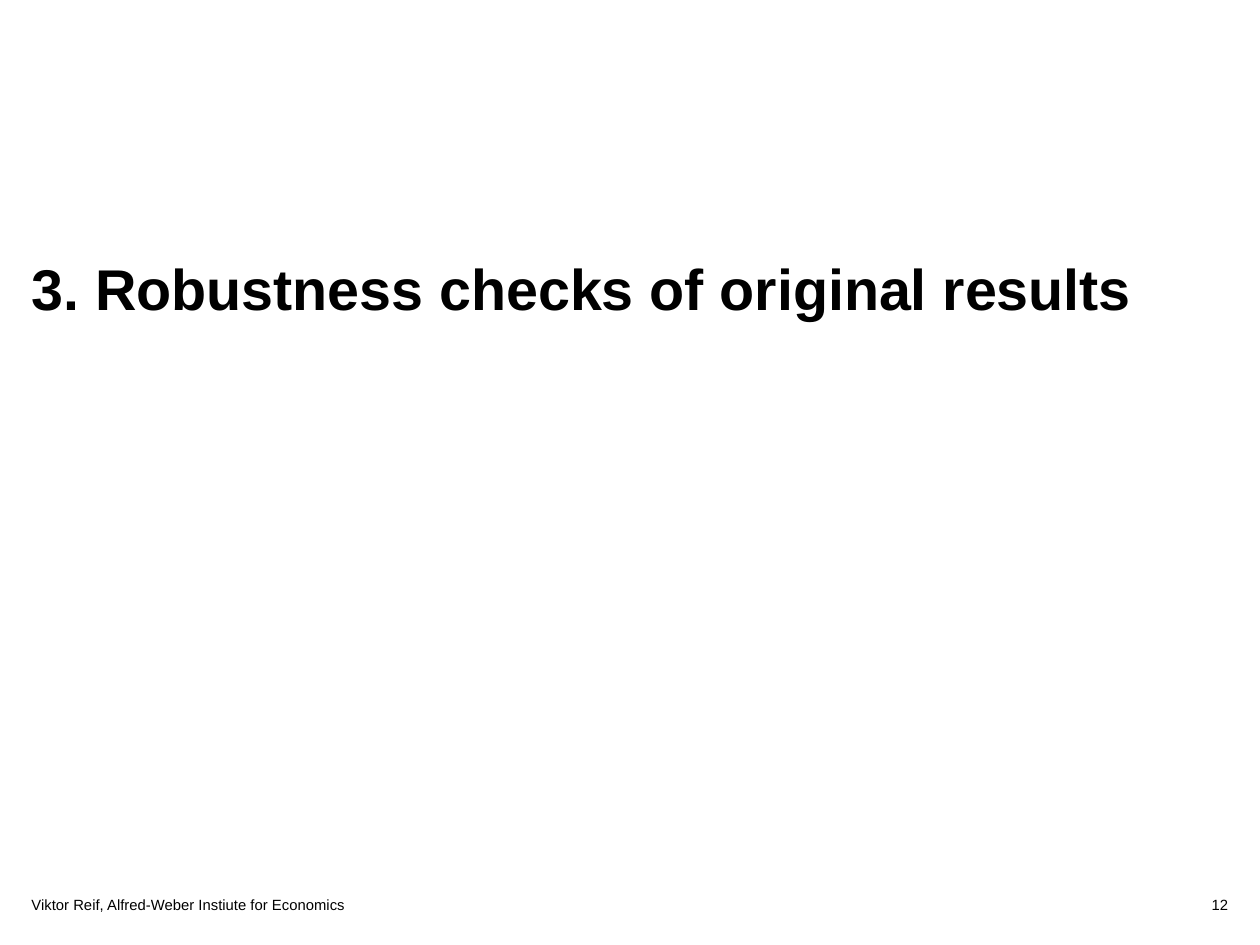
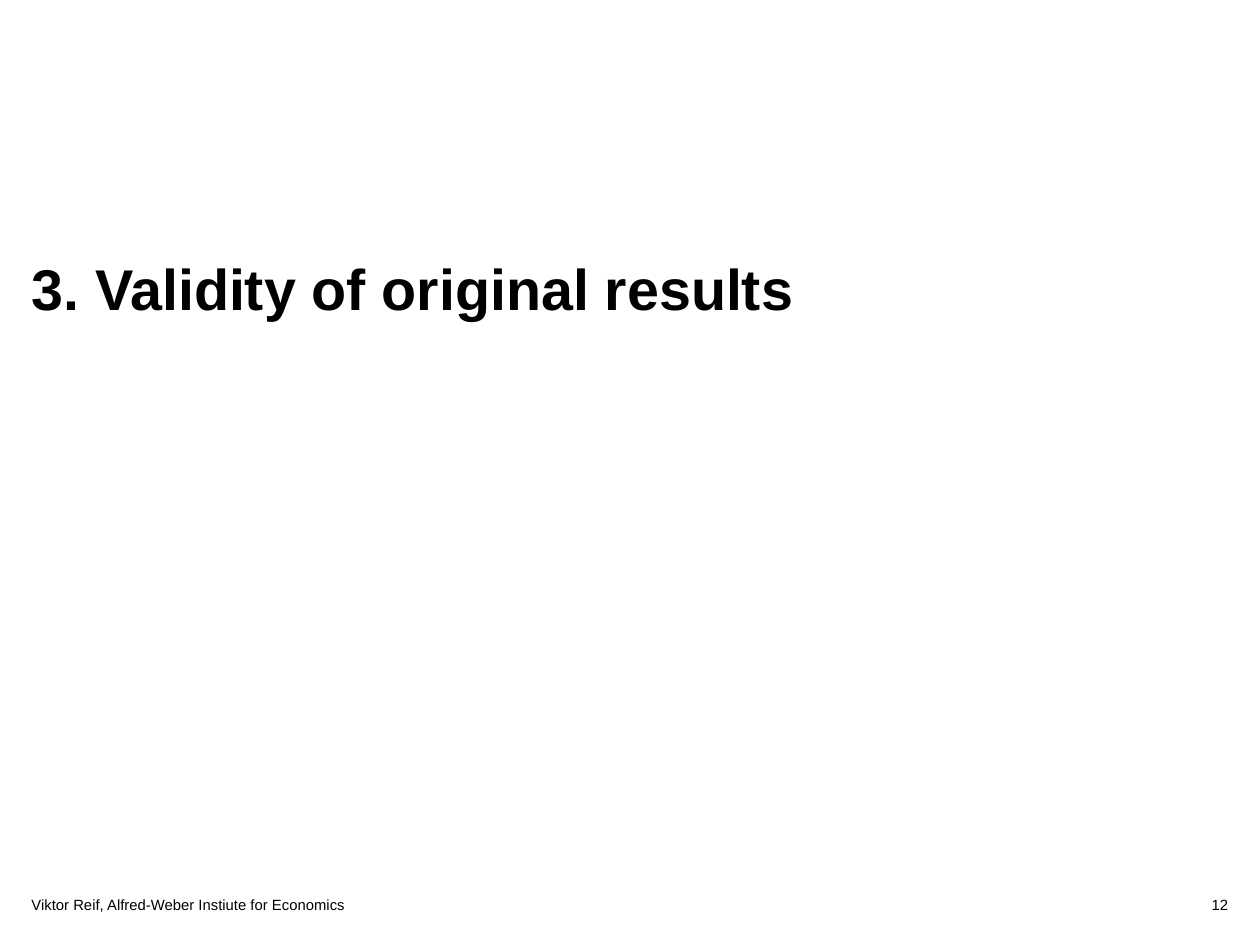
Before and after one commit to Viktorre/AME, a slide deck: slide 12 of presentation/praesi_ame.ppt. Drawn at 1260x945 pixels with LibreOffice and Linux fonts; fonts in the diff are those of the drawing; background and template pictures are left out. Boxes give left, top, right and bottom in pixels: in the first picture for what was removed or moved away, otherwise in the second. Text is boxed around its words. In the diff, an @@ line names an element or a change of style, - is before the commit and + after.

```diff
--- a/presentation/praesi_ame.ppt
+++ b/presentation/praesi_ame.ppt
@@ title at [31,268,793,321]: text changed @@
-3. Robustness checks of original results
+3. Validity of original results
```
Also in this commit, not shown: 7 other slides changed, 1 slide removed, 8 other files.
